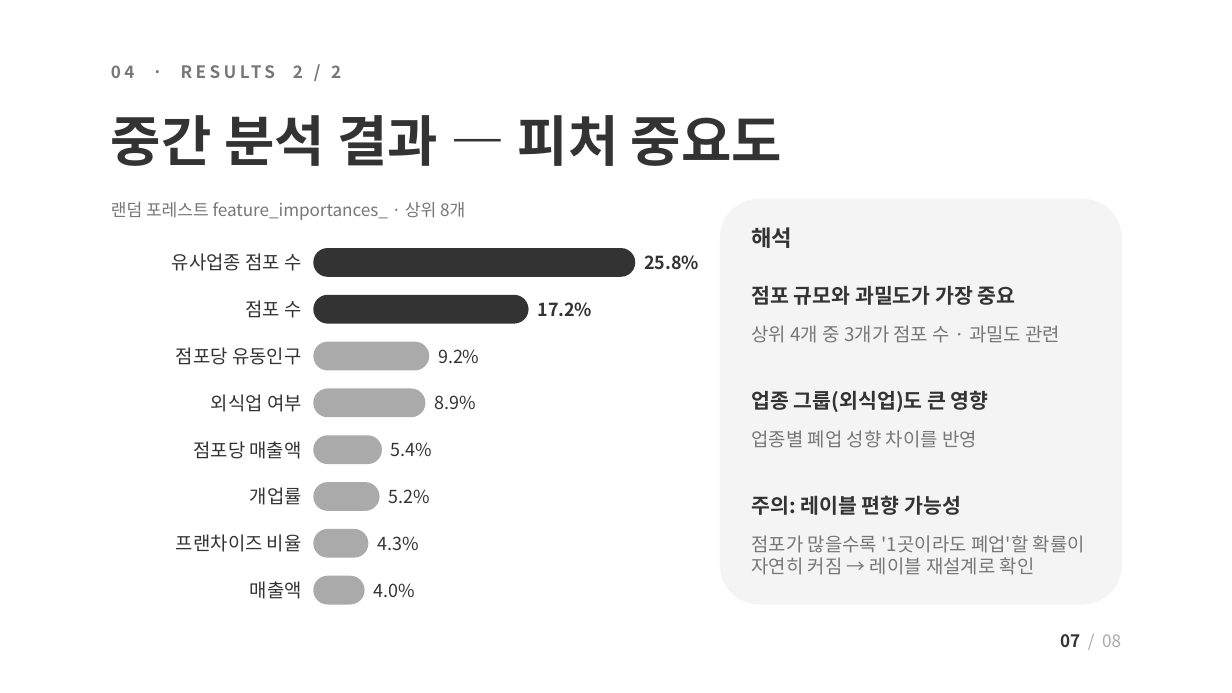
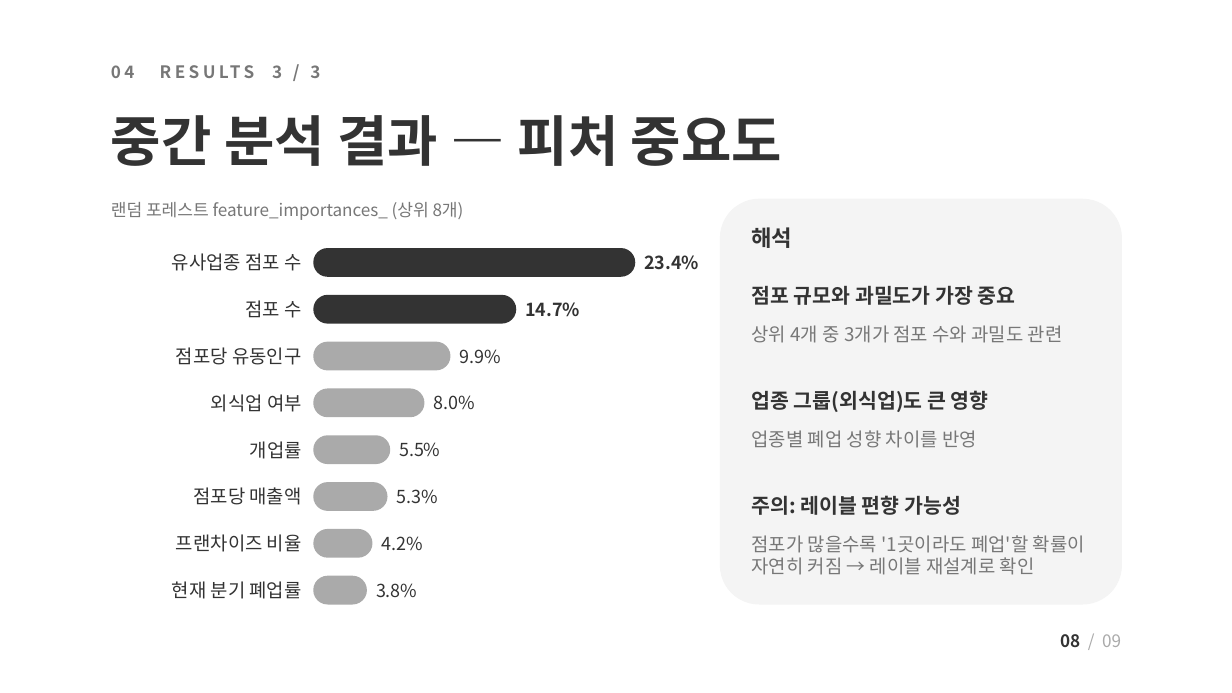
Before and after one commit to JungUihyun/biz-risk-predictor, a slide deck: slide 8 of docs/presentation/biz-risk-predictor_mid2_public.pptx (slide 7 before the commit). Drawn at 1232x693 pixels with LibreOffice and Linux fonts; fonts in the diff are those of the drawing. Boxes give left, top, right and bottom in pixels: in the first picture for what was removed or moved away, otherwise in the second. Text is boxed around its words. In the diff, an @@ line names an element or a change of style, - is before the commit and + after.

```diff
--- a/docs/presentation/biz-risk-predictor_mid2_public.pptx
+++ b/docs/presentation/biz-risk-predictor_mid2_public.pptx
@@ text at [111,65,320,78]: text changed @@
-04 · RESULTS 2 / 2
+04 RESULTS 3 / 3
@@ text at [111,202,464,220]: text changed @@
-랜덤 포레스트 feature_importances_ · 상위 8개
+랜덤 포레스트 feature_importances_ (상위 8개)
@@ text at [644,255,699,270]: text changed @@
-25.8%
+23.4%
@@ rounded rectangle: place and size @@
-rounded rectangle at [314,296,527,323]
+rounded rectangle at [314,296,515,323]
@@ text at [525,302,580,317]: text changed @@
-17.2%
+14.7%
@@ text at [752,325,1063,343]: text changed @@
-상위 4개 중 3개가 점포 수 · 과밀도 관련
+상위 4개 중 3개가 점포 수와 과밀도 관련
@@ rounded rectangle: place and size @@
-rounded rectangle at [314,342,429,370]
+rounded rectangle at [314,342,450,370]
@@ text at [459,349,500,364]: text changed @@
-9.2%
+9.9%
@@ text at [433,395,474,410]: text changed @@
-8.9%
+8.0%
@@ text "개업률": place and size @@
-text "개업률" at [250,487,302,505]
+text "개업률" at [250,441,302,459]
@@ rounded rectangle: place and size @@
-rounded rectangle at [314,436,381,463]
+rounded rectangle at [314,436,389,463]
@@ text at [399,442,440,457]: text changed @@
-5.4%
+5.5%
@@ text "점포당 매출액": place and size @@
-text "점포당 매출액" at [193,441,302,459]
+text "점포당 매출액" at [193,487,302,505]
@@ rounded rectangle: place and size @@
-rounded rectangle at [314,483,378,510]
+rounded rectangle at [314,483,387,510]
@@ text at [397,489,438,504]: text changed @@
-5.2%
+5.3%
@@ rounded rectangle: place and size @@
-rounded rectangle at [314,530,367,557]
+rounded rectangle at [314,530,372,557]
@@ text at [381,536,422,551]: text changed @@
-4.3%
+4.2%
@@ text at [172,581,302,599]: text changed @@
-매출액
+현재 분기 폐업률
@@ text at [376,583,417,598]: text changed @@
-4.0%
+3.8%
@@ text at [1060,634,1121,647]: text changed @@
-07 / 08
+08 / 09
```
Also in this commit, not shown: 7 other slides changed, 1 slide added, 15 other files.
